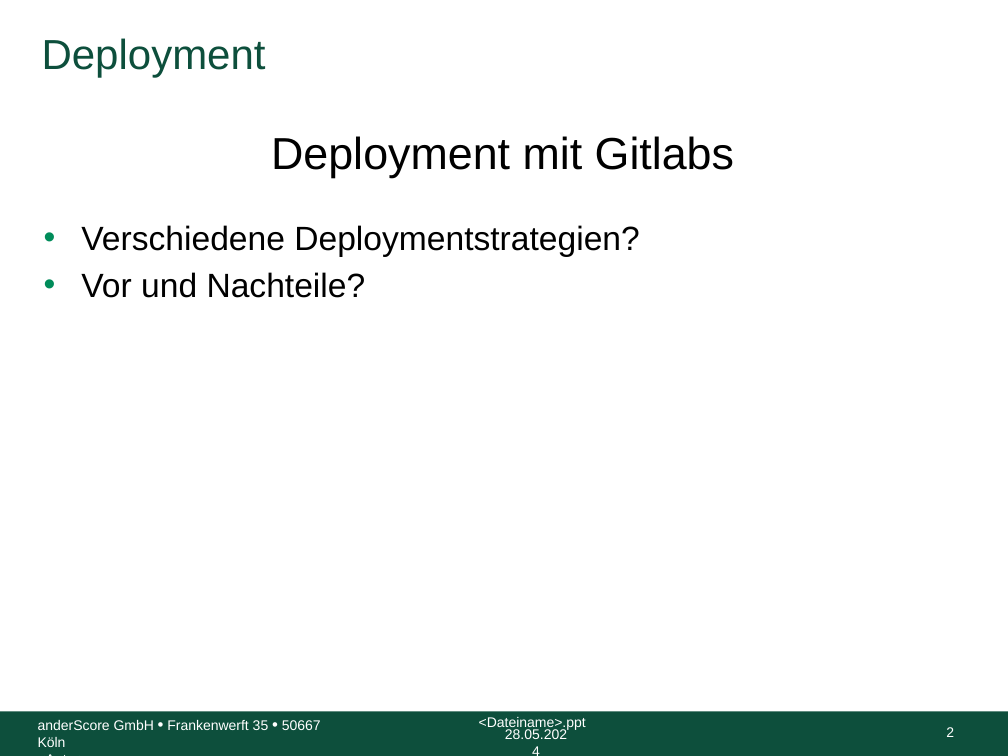
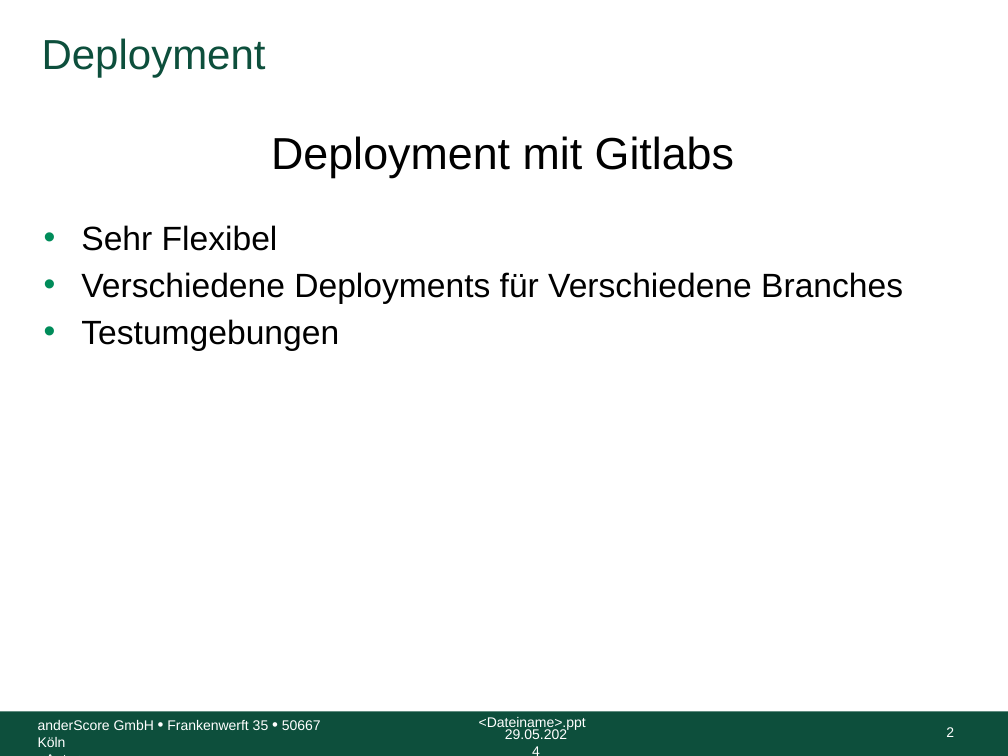
Before and after one commit to anderscore-gmbh/gitlab, a slide deck: slide 2 of slides/Tag-3_4-Deployment-Strategien.pptx. Drawn at 1008x756 pixels with LibreOffice and Linux fonts; fonts in the diff are those of the drawing; background and template pictures are left out. Boxes give left, top, right and bottom in pixels: in the first picture for what was removed or moved away, otherwise in the second. Text is boxed around its words. In the diff, an @@ line names an element or a change of style, - is before the commit and + after.

Commit message:
Docker Generelle Infrastruktur Basis Deployment Strategien

```diff
--- a/slides/Tag-3_4-Deployment-Strategien.pptx
+++ b/slides/Tag-3_4-Deployment-Strategien.pptx
@@ text at (81, 225, 903, 351): text changed @@
-• Verschiedene Deploymentstrategien?
-• Vor und Nachteile?
+• Sehr Flexibel
+• Verschiedene Deployments für Verschiedene Branches
+• Testumgebungen
```
Also in this commit, not shown: 3 slides added, 1 other file.
